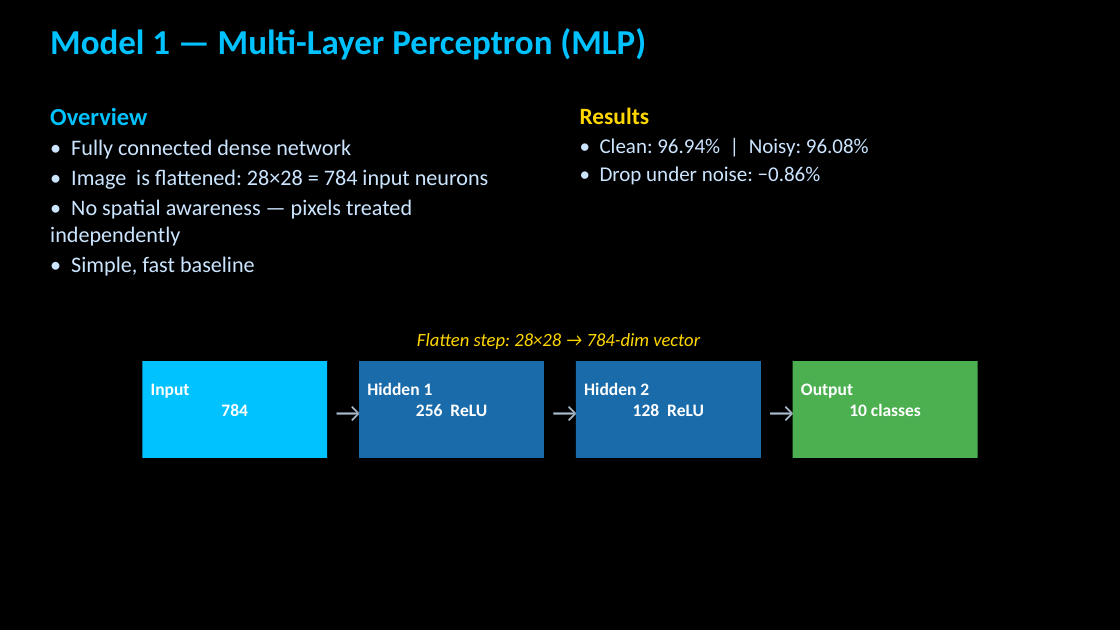
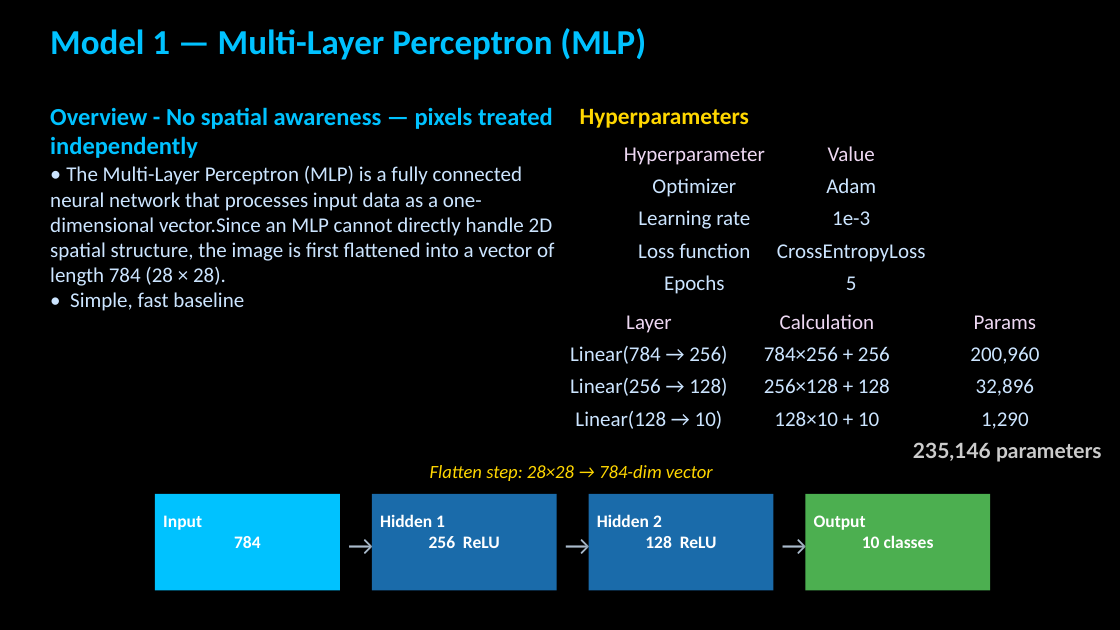
Before and after one commit to zxu235/ai-hw-spring-2026-Ziru-Xu, a slide deck: slide 3 of Assignment4.1-MNIST_Presentation.pptx. Drawn at 1120x630 pixels with LibreOffice and Linux fonts; fonts in the diff are those of the drawing; background and template pictures are left out. Boxes give left, top, right and bottom in pixels: in the first picture for what was removed or moved away, otherwise in the second. Text is boxed around its words. In the diff, an @@ line names an element or a change of style, - is before the commit and + after.

```diff
--- a/Assignment4.1-MNIST_Presentation.pptx
+++ b/Assignment4.1-MNIST_Presentation.pptx
@@ text at (50,107,554,286): text changed; size 19 to 18 pt @@
-Overview
-• Fully connected dense network
-• Image is flattened: 28×28 = 784 input neurons
-• No spatial awareness — pixels treated independently
+Overview - No spatial awareness — pixels treated independently
+• The Multi-Layer Perceptron (MLP) is a fully connected neural network that processes input data as a one-dimensional vector.Since an MLP cannot directly handle 2D spatial structure, the image is first flattened into a vector of length 784 (28 × 28).
@@ text at (580,109,749,128): text changed; size 18 to 20 pt; text colour #CCE5FF to #FFD700; bold on @@
-Results
-• Clean: 96.94% | Noisy: 96.08%
-• Drop under noise: −0.86%
+Hyperparameters
@@ table added at (618,138,932,299), 5 rows, 2 columns @@
+Hyperparameter | Value
+Optimizer | Adam
+Learning rate | 1e-3
+Loss function | CrossEntropyLoss
+Epochs | 5
@@ text at (70,292,244,311): size 19 to 18 pt in "• Simple, fast baseline"; less space between paragraphs @@
@@ table added at (560,306,1094,434), 4 rows, 3 columns @@
+Layer | Calculation | Params
+Linear(784 → 256) | 784×256 + 256 | 200,960
+Linear(256 → 128) | 256×128 + 128 | 32,896
+Linear(128 → 10) | 128×10 + 10 | 1,290
@@ text added at (913,442,1102,462), 18 pt, text #CCCCCC, bold @@
+235,146 parameters
@@ 3 texts, 3 rectangles: place and size @@
-3 texts, 3 rectangles at (143,361,761,458)
+3 texts, 3 rectangles at (155,494,773,591)
@@ 2 texts, 1 rectangle: place and size @@
-2 texts, 1 rectangle at (417,333,978,458)
+2 texts, 1 rectangle at (430,465,991,591)
@@ text "→": place and size @@
-text "→" at (328,391,360,433)
+text "→" at (339,523,371,565)
@@ text "→": place and size @@
-text "→" at (544,391,576,433)
+text "→" at (556,523,588,565)
@@ text "→": place and size @@
-text "→" at (760,391,792,433)
+text "→" at (774,523,806,565)
```
Also in this commit, not shown: 2 other slides changed, 2 slides added, 2 slides removed, 1 other file.
